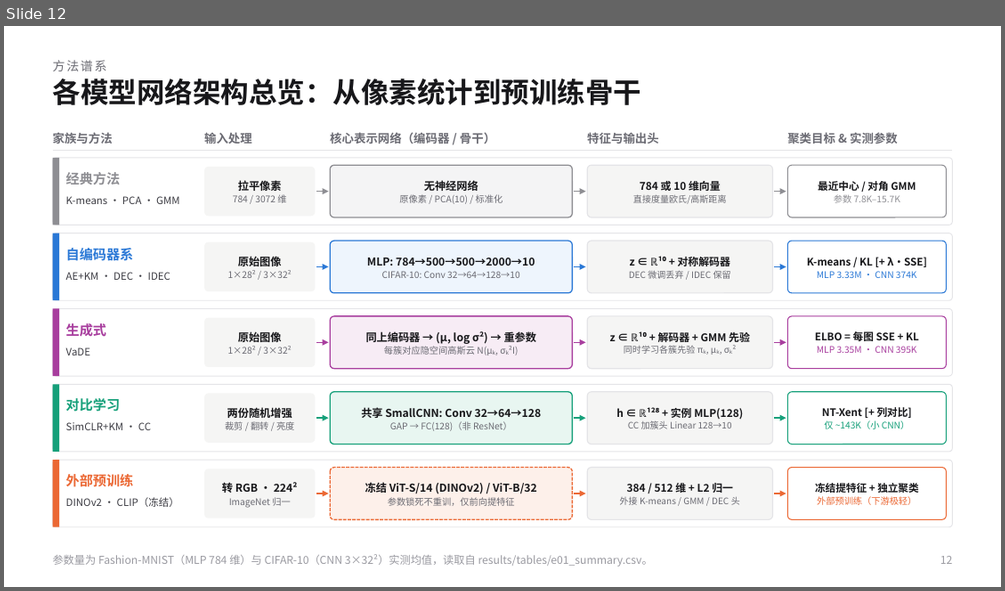
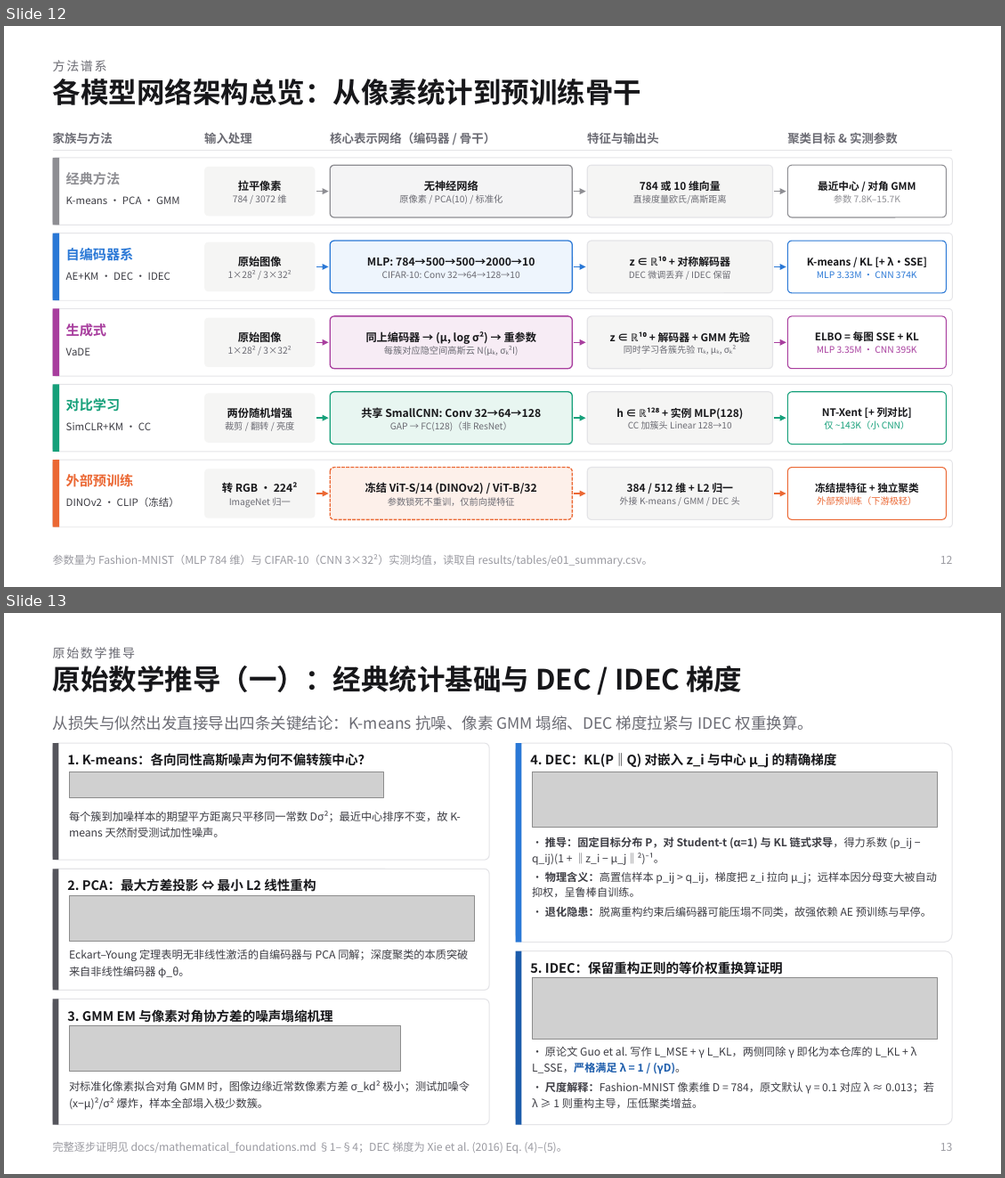
Before and after one commit to KQYaili/DeepClustering-Survey, a slide deck: presentation/deep-clustering-evolution-selection-guide.pptx. Shown one above the other, each under a label of ours: slide 12 before the commit, slides 12 and 13 after it. The pictures are 1005x591 and 1005x1178 pixels, drawn with LibreOffice and Linux fonts; fonts in the diff are those of the drawing; grey boxes stand for pictures. Boxes give left, top, right and bottom in pixels: in the first picture for what was removed or moved away, otherwise in the second. Text is boxed around its words. In the diff, an @@ line names an element or a change of style, - is before the commit and + after.

```diff
--- a/presentation/deep-clustering-evolution-selection-guide.pptx
+++ b/presentation/deep-clustering-evolution-selection-guide.pptx
@@ slide 13 added at (4, 613, 1001, 1174), background #FFFFFF @@
@@ text added at (53, 647, 136, 658), 12 pt, text #6B6B73 @@
+原始数学推导
@@ text added at (53, 666, 742, 692), 27 pt, text #17171A, bold @@
+原始数学推导（一）：经典统计基础与 DEC / IDEC 梯度
@@ text added at (53, 715, 813, 730), 15 pt, text #6B6B73 @@
+从损失与似然出发直接导出四条关键结论：K-means 抗噪、像素 GMM 塌缩、DEC 梯度拉紧与 IDEC 权重换算。
@@ rounded rectangle added at (53, 743, 489, 860), fill #FFFFFF, outline #E4E4E7 0.9 pt @@
@@ rectangle added at (53, 743, 58, 860), fill #55555C @@
@@ rounded rectangle added at (516, 743, 952, 942), fill #FFFFFF, outline #E4E4E7 0.9 pt @@
@@ rectangle added at (516, 743, 521, 942), fill #2A78D6 @@
@@ text added at (67, 753, 371, 766), 12.5 pt, text #17171A, bold @@
+1. K-means：各向同性高斯噪声为何不偏转簇中心？
@@ picture added at (69, 771, 383, 798) @@
@@ text added at (530, 752, 837, 769), 12.5 pt, text #17171A, bold @@
+4. DEC：KL(P‖Q) 对嵌入 z_i 与中心 μ_j 的精确梯度
@@ picture added at (532, 771, 938, 827) @@
@@ text added at (69, 811, 461, 837), 10.5 pt, text #3C3C43 @@
+每个簇到加噪样本的期望平方距离只平移同一常数 Dσ²；最近中心排序不变，故 K-means 天然耐受测试加性噪声。
@@ text added at (532, 836, 937, 916), 10.4 pt, text #3C3C43 @@
+• 推导：固定目标分布 P，对 Student-t (α=1) 与 KL 链式求导，得力系数 (p_ij − q_ij)(1 + ‖z_i − μ_j‖²)⁻¹。
+• 物理含义：高置信样本 p_ij > q_ij，梯度把 z_i 拉向 μ_j；远样本因分母变大被自动抑权，呈鲁棒自训练。
+• 退化隐患：脱离重构约束后编码器可能压塌不同类，故强依赖 AE 预训练与早停。
@@ rounded rectangle added at (53, 868, 489, 989), fill #FFFFFF, outline #E4E4E7 0.9 pt @@
@@ rectangle added at (53, 868, 58, 989), fill #55555C @@
@@ text added at (67, 878, 316, 892), 12.5 pt, text #17171A, bold @@
+2. PCA：最大方差投影 ⇔ 最小 L2 线性重构
@@ picture added at (69, 896, 474, 941) @@
@@ text added at (69, 949, 468, 978), 10.5 pt, text #3C3C43 @@
+Eckart–Young 定理表明无非线性激活的自编码器与 PCA 同解；深度聚类的本质突破来自非线性编码器 φ_θ。
@@ rounded rectangle added at (516, 951, 952, 1125), fill #FFFFFF, outline #E4E4E7 0.9 pt @@
@@ rectangle added at (516, 951, 521, 1125), fill #1C5CAB @@
@@ text added at (530, 961, 783, 974), 12.5 pt, text #17171A, bold @@
+5. IDEC：保留重构正则的等价权重换算证明
@@ picture added at (532, 978, 938, 1038) @@
@@ rounded rectangle added at (53, 999, 489, 1125), fill #FFFFFF, outline #E4E4E7 0.9 pt @@
@@ rectangle added at (53, 999, 58, 1125), fill #55555C @@
@@ text added at (67, 1009, 332, 1022), 12.5 pt, text #17171A, bold @@
+3. GMM EM 与像素对角协方差的噪声塌缩机理
@@ picture added at (69, 1026, 401, 1071) @@
@@ text added at (532, 1046, 934, 1108), 10.4 pt, text #3C3C43 @@
+• 原论文 Guo et al. 写作 L_MSE + γ L_KL，两侧同除 γ 即化为本仓库的 L_KL + λ L_SSE，严格满足 λ = 1 / (γD)。
+• 尺度解释：Fashion-MNIST 像素维 D = 784，原文默认 γ = 0.1 对应 λ ≈ 0.013；若 λ ≥ 1 则重构主导，压低聚类增益。
@@ text added at (69, 1080, 469, 1110), 10.5 pt, text #3C3C43 @@
+对标准化像素拟合对角 GMM 时，图像边缘近常数像素方差 σ_kd² 极小；测试加噪令 (x−μ)²/σ² 爆炸，样本全部塌入极少数簇。
@@ text added at (53, 1142, 567, 1153), 10.5 pt, text #9A9AA1 @@
+完整逐步证明见 docs/mathematical_foundations.md §1–§4；DEC 梯度为 Xie et al. (2016) Eq. (4)–(5)。
@@ text added at (940, 1143, 953, 1151), 10.5 pt, text #9A9AA1 @@
+13
```
Also in this commit, not shown: 12 slides changed, 4 other slides added, 1 slide removed, 33 other files.
